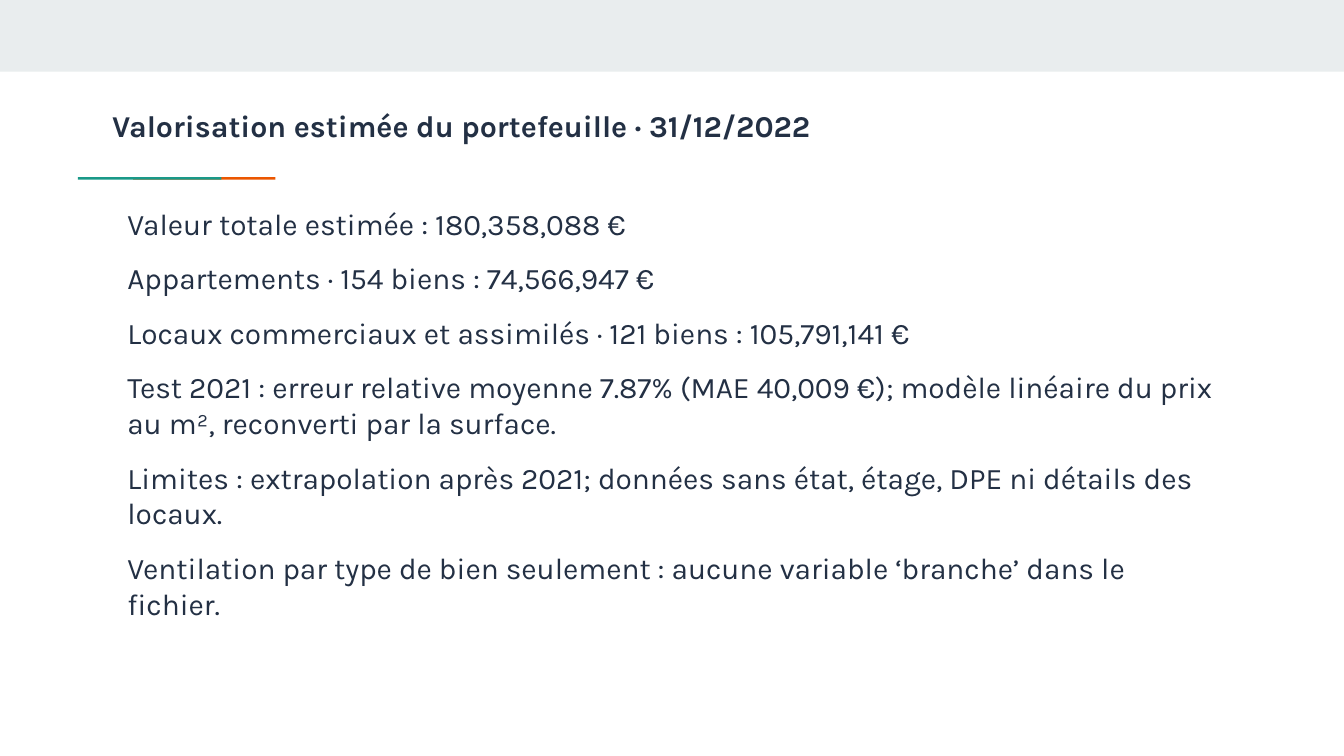
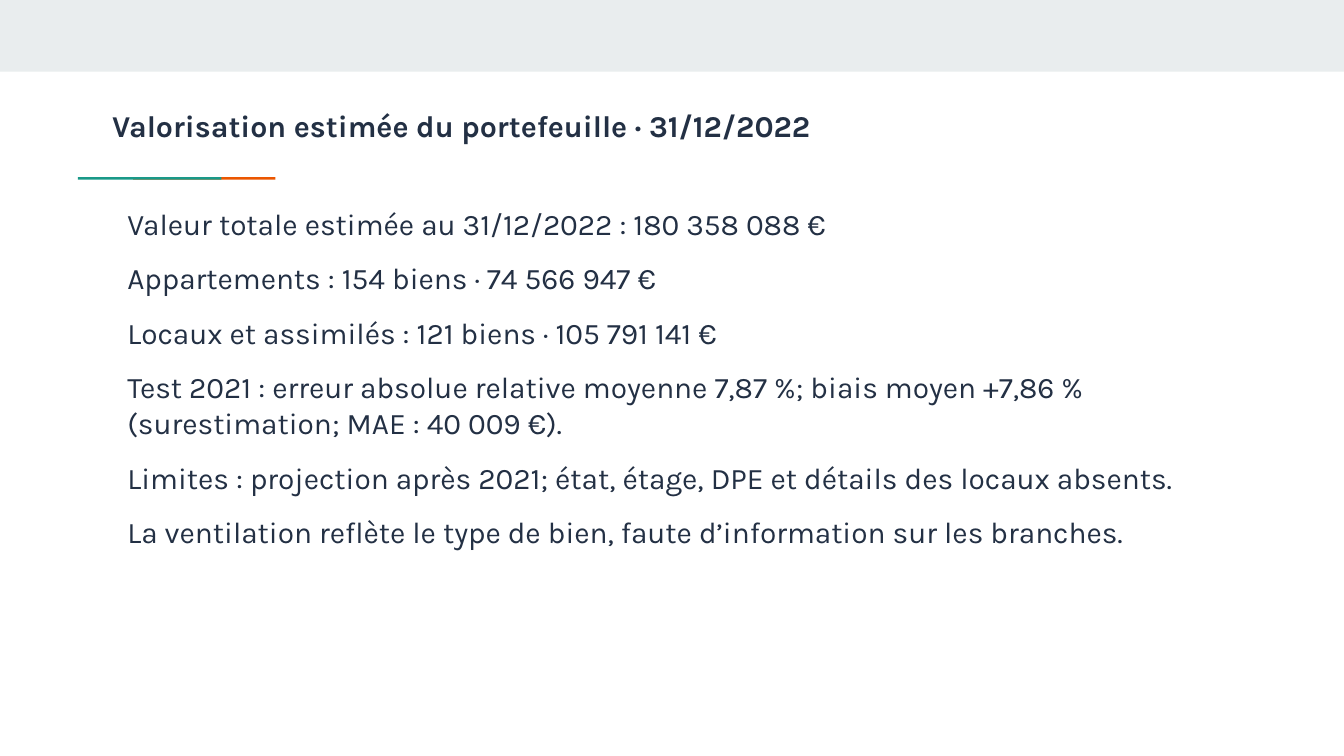
Before and after one commit to steve57000/p8, a slide deck: slide 5 of livrables/Bell_Steve_2_presentation_102026.pptx. Drawn at 1344x756 pixels with LibreOffice and Linux fonts; fonts in the diff are those of the drawing. Boxes give left, top, right and bottom in pixels: in the first picture for what was removed or moved away, otherwise in the second. Text is boxed around its words. In the diff, an @@ line names an element or a change of style, - is before the commit and + after.

```diff
--- a/livrables/Bell_Steve_2_presentation_102026.pptx
+++ b/livrables/Bell_Steve_2_presentation_102026.pptx
@@ text at bbox=[127, 212, 1172, 551]: text changed @@
-Valeur totale estimée : 180,358,088 €
-Appartements · 154 biens : 74,566,947 €
-Locaux commerciaux et assimilés · 121 biens : 105,791,141 €
-Test 2021 : erreur relative moyenne 7.87% (MAE 40,009 €); modèle linéaire du prix au m², reconverti par la surface.
-Limites : extrapolation après 2021; données sans état, étage, DPE ni détails des locaux.
-Ventilation par type de bien seulement : aucune variable ‘branche’ dans le fichier.
+Valeur totale estimée au 31/12/2022 : 180 358 088 €
+Appartements : 154 biens · 74 566 947 €
+Locaux et assimilés : 121 biens · 105 791 141 €
+Test 2021 : erreur absolue relative moyenne 7,87 %; biais moyen +7,86 % (surestimation; MAE : 40 009 €).
+Limites : projection après 2021; état, étage, DPE et détails des locaux absents.
+La ventilation reflète le type de bien, faute d’information sur les branches.
```
Also in this commit, not shown: 8 other slides changed, 15 other files.
